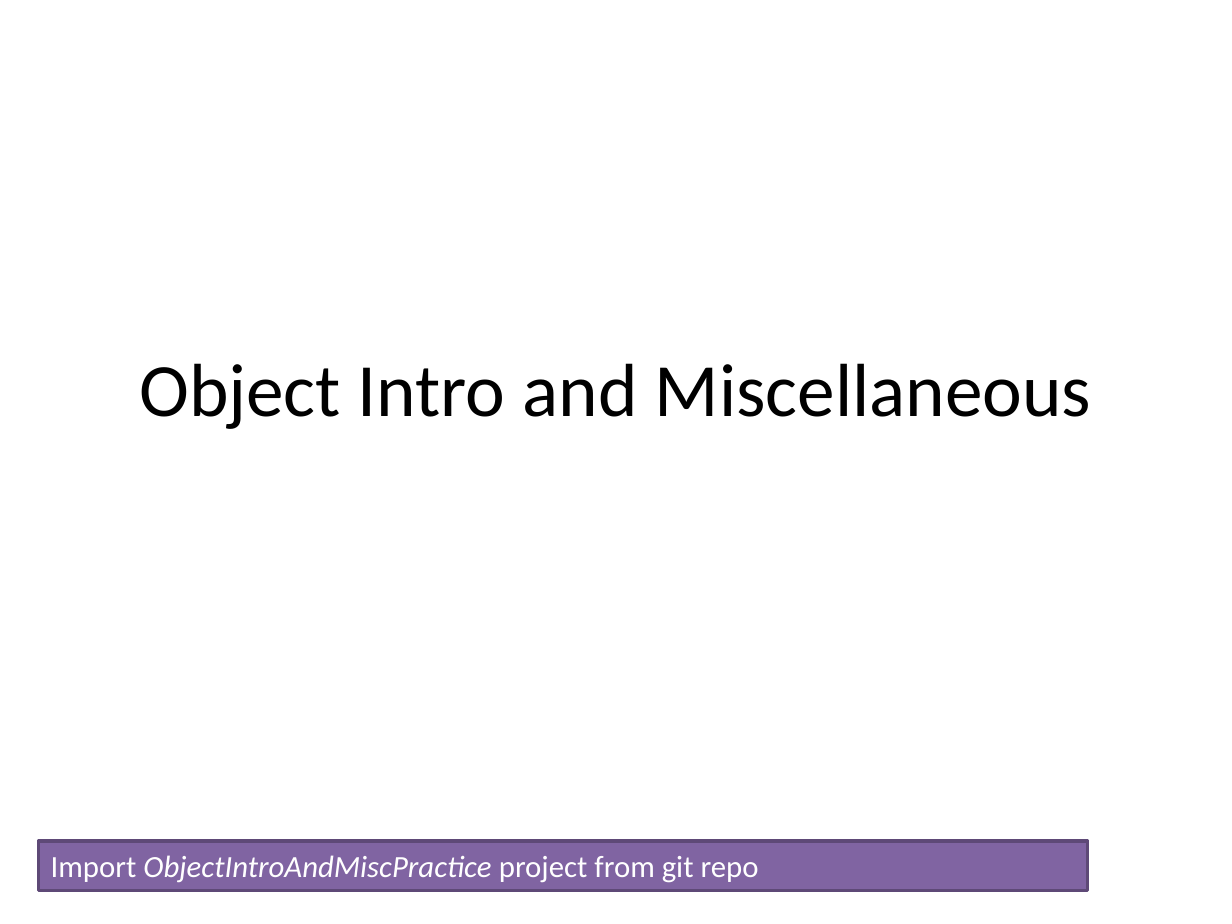
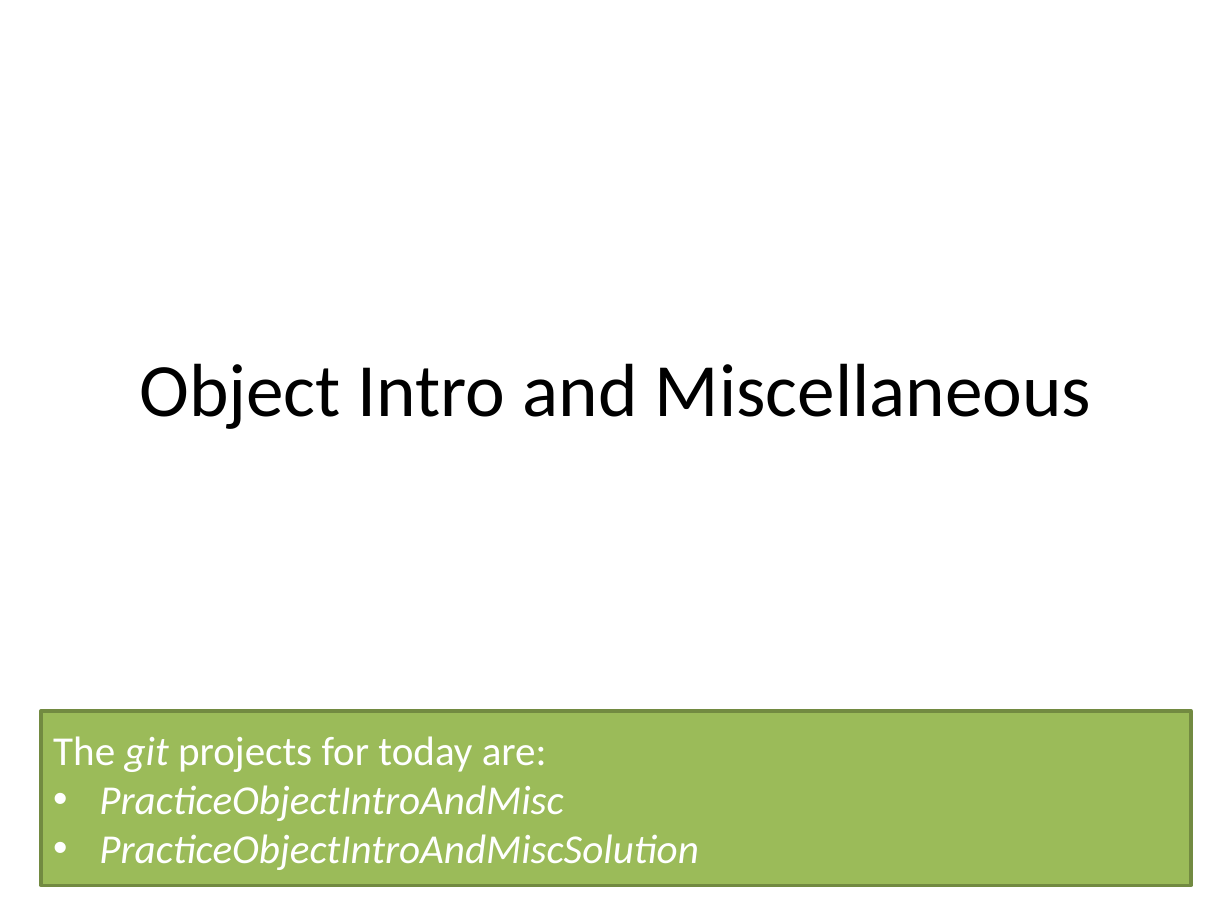
Before and after one commit to RHIT-CSSE/csse220, a slide deck: slide 1 of ClassMaterials/ObjectIntroAndMisc/Slides/ObjectIntroAndMisc.pptx. Drawn at 1232x924 pixels with LibreOffice and Linux fonts; fonts in the diff are those of the drawing. Boxes give left, top, right and bottom in pixels: in the first picture for what was removed or moved away, otherwise in the second. Text is boxed around its words. In the diff, an @@ line names an element or a change of style, - is before the commit and + after.

```diff
--- a/ClassMaterials/ObjectIntroAndMisc/Slides/ObjectIntroAndMisc.pptx
+++ b/ClassMaterials/ObjectIntroAndMisc/Slides/ObjectIntroAndMisc.pptx
@@ rectangle added at [41,711,1190,886], fill #9BBB59, outline #738A42 2 pt, 24 pt, text #FFFFFF, italic @@
+The git projects for today are:
+• PracticeObjectIntroAndMisc
+• PracticeObjectIntroAndMiscSolution
@@ rectangle removed at [38,841,1087,891] @@
-Import ObjectIntroAndMiscPractice project from git repo
```
Also in this commit, not shown: 18 other files.
